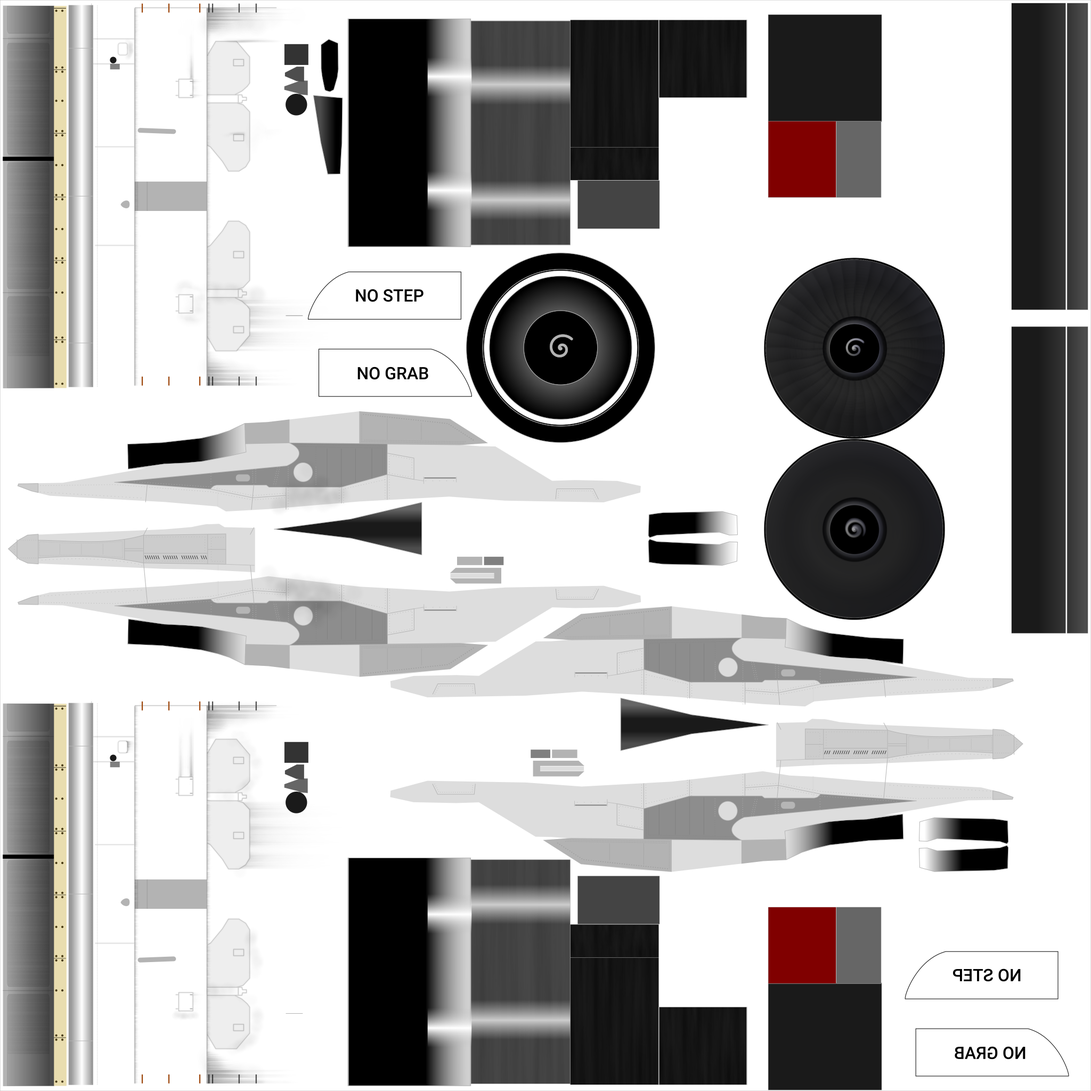
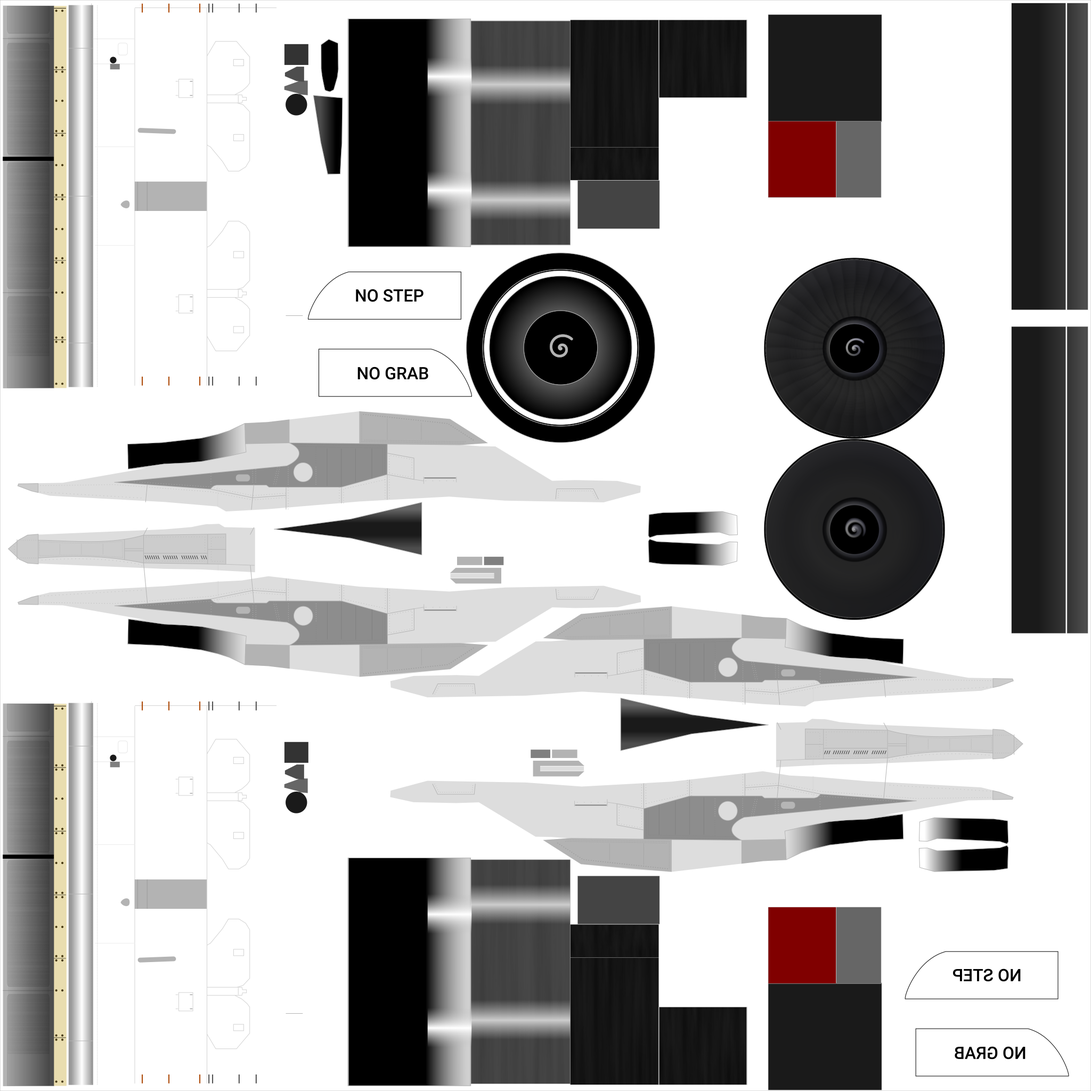
Before/after of a 1091px x 1091px layered artwork. What changed in the layer stack:
hid "Dirt" over (92, 2, 363, 1086)
